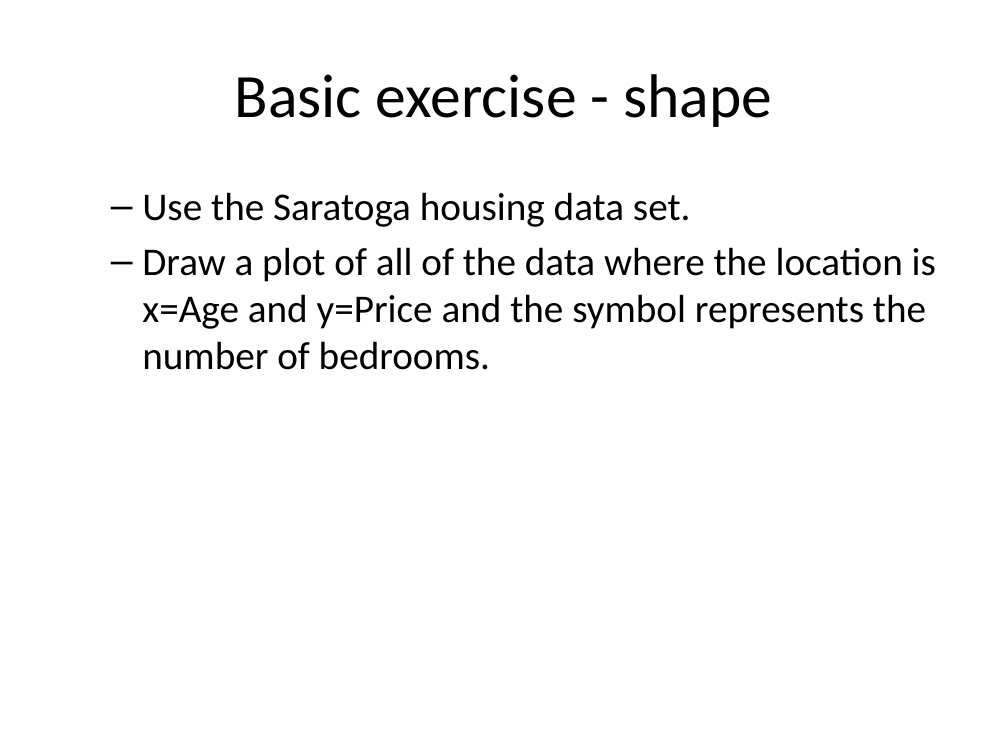
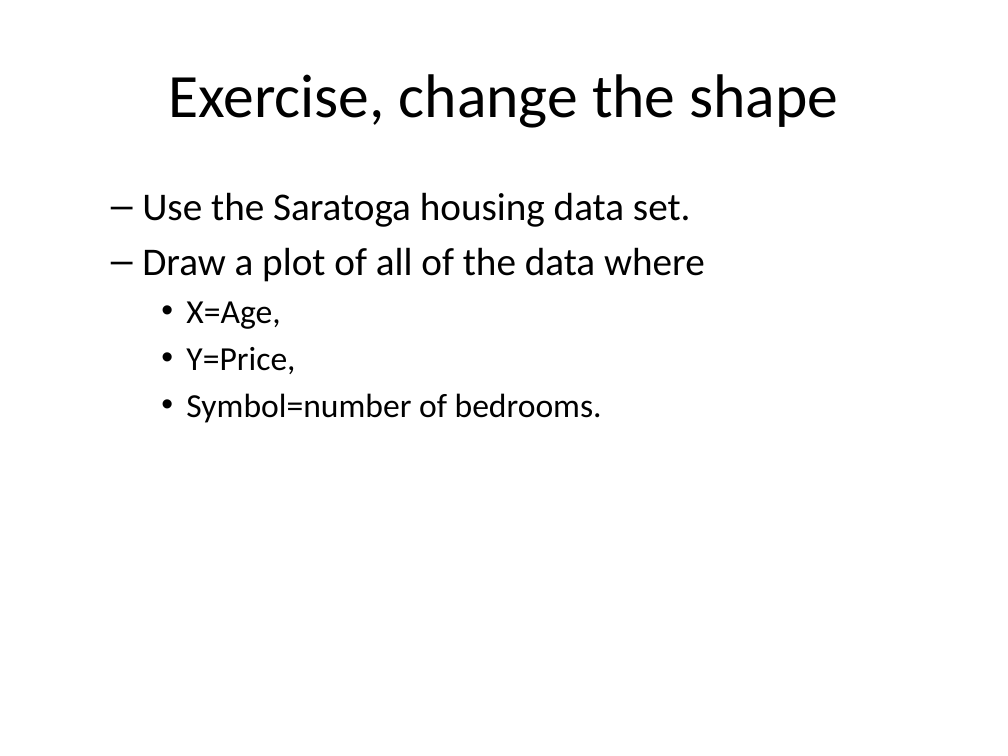
Before and after one commit to pmean/data-visualization, a slide deck: slide 19 of data-viz-01/component/fundamentals.pptx (slide 15 before the commit). Drawn at 1008x756 pixels with LibreOffice and Linux fonts; fonts in the diff are those of the drawing. Boxes give left, top, right and bottom in pixels: in the first picture for what was removed or moved away, otherwise in the second. Text is boxed around its words. In the diff, an @@ line names an element or a change of style, - is before the commit and + after.

Commit message:
Finalizing fundamentals in data-viz-01

```diff
--- a/data-viz-01/component/fundamentals.pptx
+++ b/data-viz-01/component/fundamentals.pptx
@@ title at <box>168,74,839,128</box>: text changed @@
-Basic exercise - shape
+Exercise, change the shape
@@ text at <box>142,247,705,423</box>: text changed; size 28 to 24 pt @@
-  – Draw a plot of all of the data where the location is x=Age and y=Price and the symbol represents the number of bedrooms.
+  – Draw a plot of all of the data where
+    • X=Age,
+    • Y=Price,
+    • Symbol=number of bedrooms.
```
Also in this commit, not shown: 15 other slides changed, 21 slides added, 1 slide removed, 13 other files.
